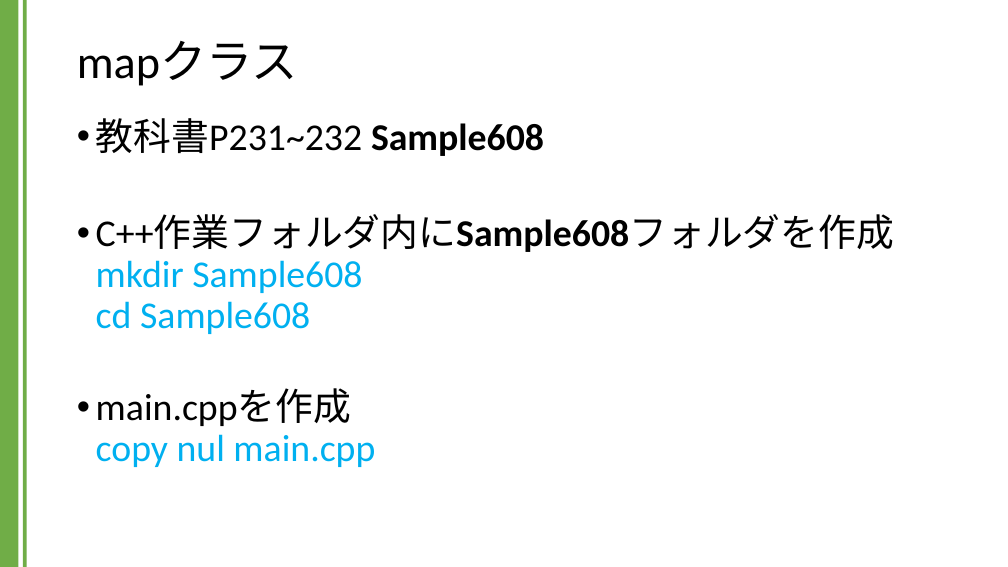
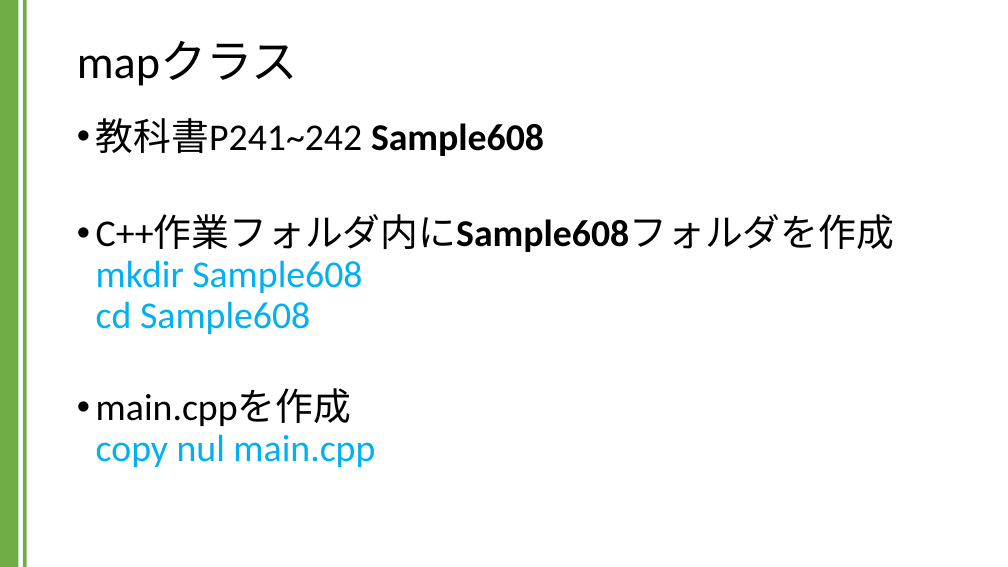
Before and after one commit to kic-murata/cpp2024, a slide deck: slide 3 of 授業資料/講義資料：Mapクラス.pptx. Drawn at 1008x567 pixels with LibreOffice and Linux fonts; fonts in the diff are those of the drawing. Boxes give left, top, right and bottom in pixels: in the first picture for what was removed or moved away, otherwise in the second. Text is boxed around its words. In the diff, an @@ line names an element or a change of style, - is before the commit and + after.

```diff
--- a/授業資料/講義資料：Mapクラス.pptx
+++ b/授業資料/講義資料：Mapクラス.pptx
@@ text at [96,118,544,156]: text changed @@
-• 教科書P231~232 Sample608
+• 教科書P241~242 Sample608
```
Also in this commit, not shown: 1 other file.
